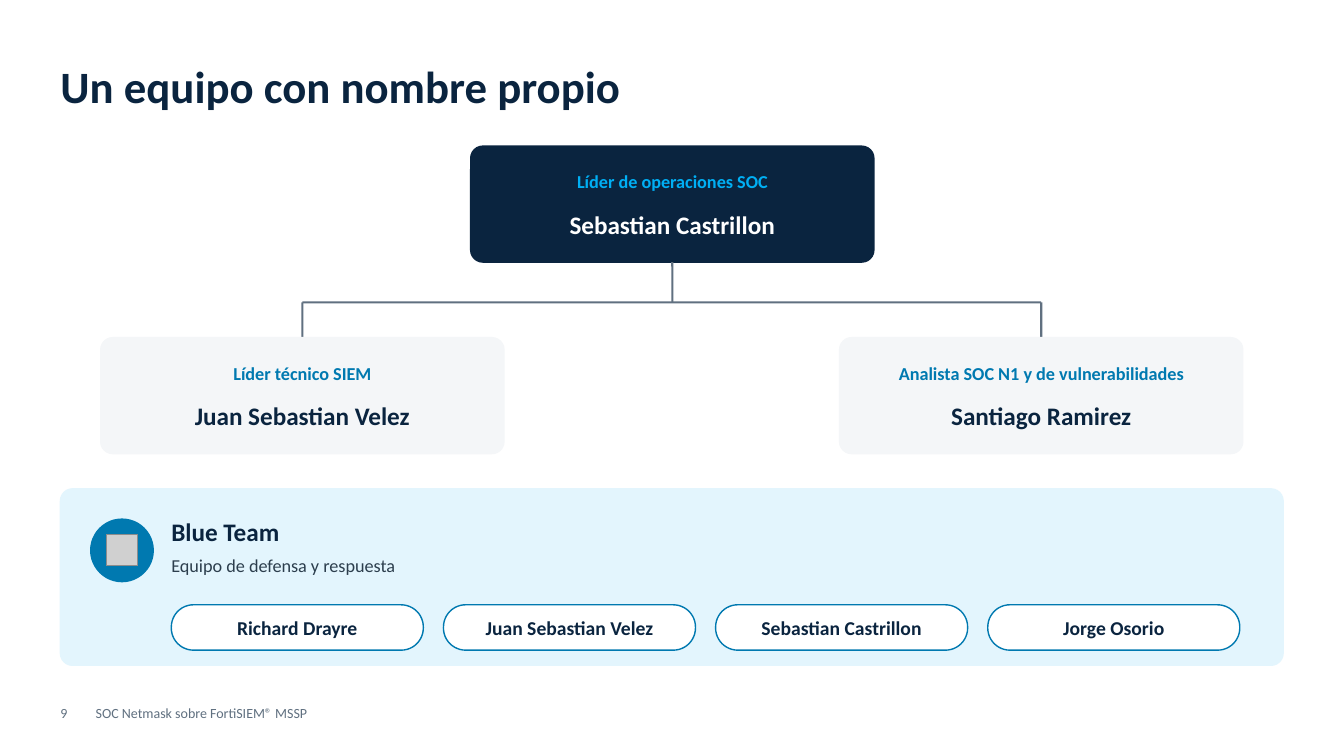
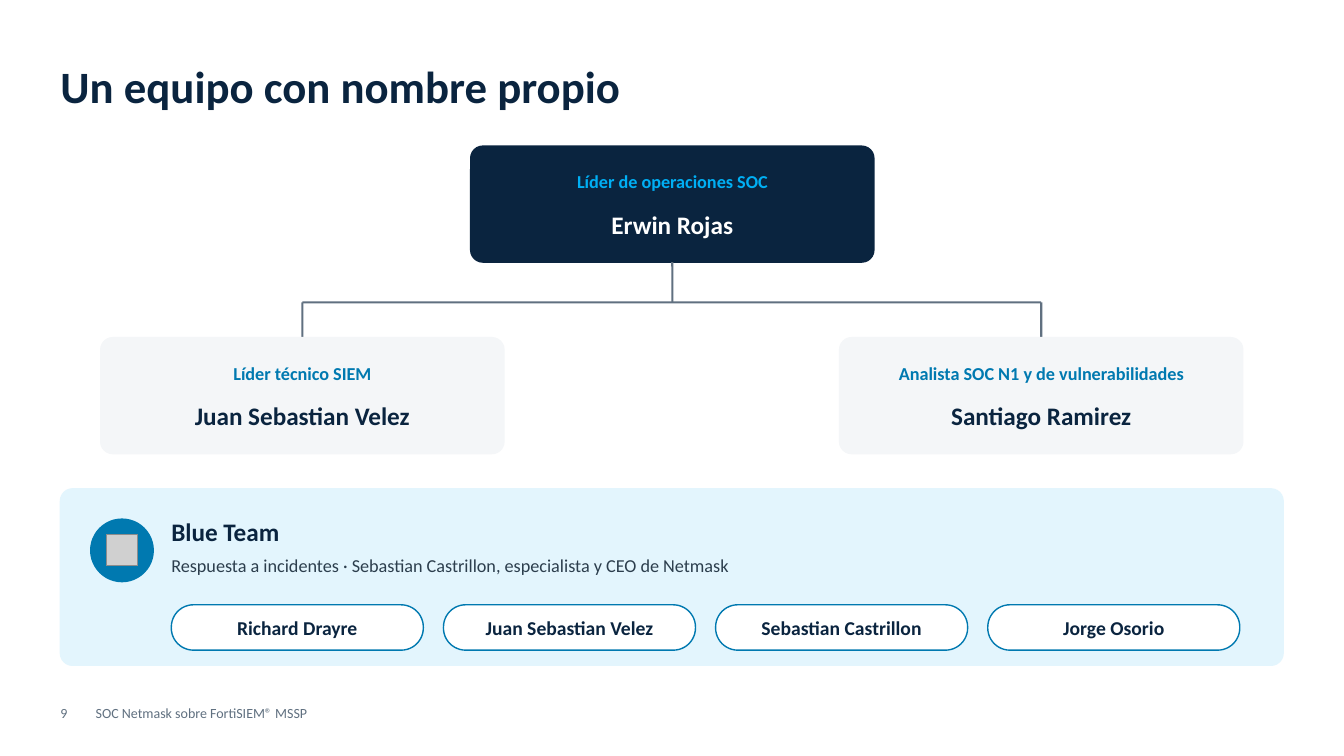
Before and after one commit to dnetmask/SOCcalculator, a slide deck: slide 9 of docs/Ficha_SOC_Netmask.pptx. Drawn at 1344x756 pixels with LibreOffice and Linux fonts; fonts in the diff are those of the drawing; grey boxes stand for pictures; background and template pictures are left out. Boxes give left, top, right and bottom in pixels: in the first picture for what was removed or moved away, otherwise in the second. Text is boxed around its words. In the diff, an @@ line names an element or a change of style, - is before the commit and + after.

```diff
--- a/docs/Ficha_SOC_Netmask.pptx
+++ b/docs/Ficha_SOC_Netmask.pptx
@@ text at <box>611,216,733,239</box>: text changed @@
-Sebastian Castrillon
+Erwin Rojas
@@ text at <box>171,559,728,575</box>: text changed @@
-Equipo de defensa y respuesta
+Respuesta a incidentes · Sebastian Castrillon, especialista y CEO de Netmask
```
Also in this commit, not shown: 1 other file.
